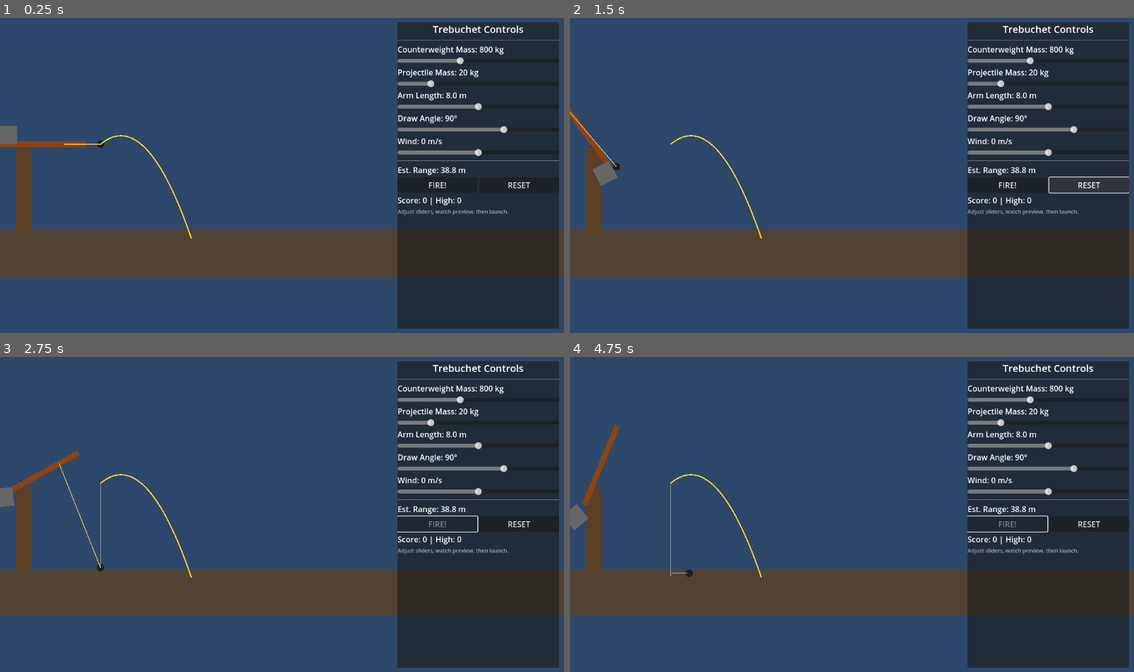
Above: before the commit, frames 1-4 (two rows, left to right).
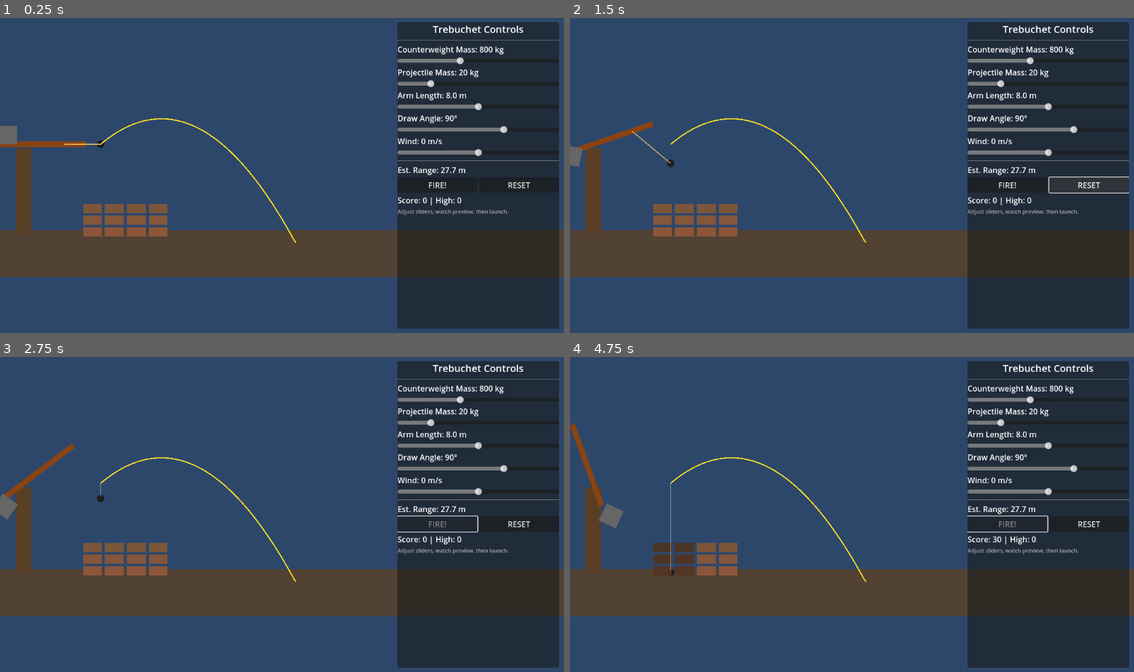
Above: after the commit, the same moments.

Repository: TrebuchetDynamics/trebuchet-dynamics-simulation
Game: Godot game, scene res://scenes/Trebuchet.tscn
The game is run twice, just before and just after one commit, with the same random seed, the same clock (stepped at 60 frames per second) and the same inputs.
Inputs:
- Up to frame 1 (0.25 s): no input
- Up to frame 2 (1.5 s): click "FIRE!" at 0.5 s; click "RESET" at 1.25 s
- Up to frame 3 (2.75 s): click "FIRE!" at 2 s
- Up to frame 4 (4.75 s): no input

The runs differ from the first frame. In frame 1, 1.6% of the frame differs, in the area x 14-81%, y 31-72%; in frame 2, 2.4%; in frame 3, 2.2%; in frame 4, 2.5%, in the area x 0-83%, y 21-72%.

Commit message:
feat: unify scaling and improve physics interactions in Trebuchet simulation; adjust projectile collider and joint properties

Diff:
--- a/scenes/Trebuchet.tscn
+++ b/scenes/Trebuchet.tscn
@@ -15,7 +15,7 @@
 size = Vector2(48, 48)
 
 [sub_resource type="CircleShape2D" id="CircleProjectile"]
-radius = 10.0
+radius = 12.0
 
 [sub_resource type="RectangleShape2D" id="RectGround"]
 size = Vector2(1920, 40)
@@ -106,7 +106,6 @@
 position = Vector2(0, -120)
 node_a = NodePath("../Pivot")
 node_b = NodePath("../Arm")
-bias = 0.9
 disable_collision = true
 
 [node name="JointCounterweight" type="PinJoint2D" parent="Simulation/TrebuchetRig"]
--- a/scripts/Trebuchet.gd
+++ b/scripts/Trebuchet.gd
@@ -1,12 +1,14 @@
 extends Node2D
 
-const PIXELS_PER_METER := 6.0
-const RIG_SCALE := 3.0
+const EFFECTIVE_PPM := 18.0 # Unified pixels-per-meter after rig scaling
+const RIG_SCALE := 1.0
 const GROUND_Y := 520.0
+const PROJ_RADIUS := 12.0
+const GROUND_CHECK_Y := GROUND_Y + PROJ_RADIUS
 const GRAVITY := 9.81
-const WIND_FORCE_SCALE := 3.2
-const SLING_STIFFNESS := 420.0
-const SLING_DAMPING := 12.0
+const WIND_FORCE_SCALE := 32.0
+const SLING_STIFFNESS := 150.0
+const SLING_DAMPING := 20.0
 const SIM_STEPS := 220
 const TRAJECTORY_DT := 0.03
 const TRAIL_POINT_DISTANCE := 6.0
@@ -62,6 +64,7 @@
 var arm_shape: CollisionShape2D
 var counterweight_body: RigidBody2D
 var projectile_body: RigidBody2D
+var joint_pivot: PinJoint2D
 var joint_counterweight: PinJoint2D
 var joint_sling: DampedSpringJoint2D = null
 var sling_line: Line2D
@@ -74,10 +77,17 @@
 var released: bool = false
 var sling_attached: bool = true
 
+var physics_gravity: float
+var grav_scale: float
+var effective_px_scale: float
+
 func _ready() -> void:
+	physics_gravity = ProjectSettings.get_setting("physics/2d/default_gravity") as float
+	effective_px_scale = EFFECTIVE_PPM
+	grav_scale = (GRAVITY * EFFECTIVE_PPM) / physics_gravity
 	_cache_scene_refs()
 	_build_ground()
-	# _build_castle()
+	_build_castle()
 	_setup_ui()
 	_load_high_score()
 	_configure_rig_from_sliders()
@@ -96,25 +106,37 @@
 	arm_shape = arm_body.get_node("CollisionShape2D") as CollisionShape2D
 	counterweight_body = trebuchet_rig.get_node("Counterweight") as RigidBody2D
 	projectile_body = trebuchet_rig.get_node("Projectile") as RigidBody2D
+	joint_pivot = trebuchet_rig.get_node("JointPivot") as PinJoint2D
 	joint_counterweight = trebuchet_rig.get_node("JointCounterweight") as PinJoint2D
 	joint_sling = trebuchet_rig.get_node_or_null("JointSling") as DampedSpringJoint2D
 	sling_line = trebuchet_rig.get_node("SlingLine") as Line2D
 	ui_root = _get_or_create_ui_root()
+	projectile_body.continuous_cd = RigidBody2D.CCD_MODE_CAST_RAY
+	arm_body.can_sleep = false
+	counterweight_body.can_sleep = false
+	projectile_body.can_sleep = false
+	if joint_pivot:
+		joint_pivot.disable_collision = true
+		joint_pivot.softness = 0.0
+	if joint_counterweight:
+		joint_counterweight.softness = 0.0
+	arm_body.gravity_scale = grav_scale
+	counterweight_body.gravity_scale = grav_scale
+	projectile_body.gravity_scale = grav_scale
 
 func _physics_process(delta: float) -> void:
 	if not projectile_body:
 		return
 	var global_pos: Vector2 = projectile_body.global_position
-	var local_pos: Vector2 = _to_simulation(global_pos)
-	projectile_velocity = (local_pos - projectile_position) / max(delta, 0.0001)
-	projectile_position = local_pos
+	projectile_position = _to_simulation(global_pos)
+	projectile_velocity = projectile_body.linear_velocity
 	if is_projectile_active:
 		_check_release_condition()
 		_append_trail_point()
 		_check_castle_hits()
 		if released:
 			projectile_body.apply_central_force(Vector2(slider_state["wind"] * WIND_FORCE_SCALE, 0.0))
-		if projectile_position.y >= GROUND_Y:
+		if projectile_position.y >= GROUND_CHECK_Y:
 			_finalize_shot()
 	else:
 		projectile_position = _projectile_start_pos()
@@ -307,29 +329,31 @@
 	var tip_speed: float = sqrt(max(2.0 * energy * efficiency / max(effective_mass, 0.1), 0.0))
 	var sling_gain: float = (total_len - short_len) / total_len
 	var release_angle: float = deg_to_rad(clamp(draw_deg * 0.45, 15.0, 75.0))
-	var px_speed: float = tip_speed * sling_gain * PIXELS_PER_METER
+	var px_speed: float = tip_speed * sling_gain * EFFECTIVE_PPM
 	return Vector2(cos(release_angle) * px_speed, -sin(release_angle) * px_speed)
 
 func _update_trajectory() -> void:
 	var start := _projectile_start_pos()
 	var vel := _estimate_release_velocity_vector()
 	var pos := start
-	var points := PackedVector2Array()
-	points.append(start)
+	var points := PackedVector2Array([start])
 	var final_x: float = start.x
+	var proj_mass: float = float(slider_state["projectile"])
+	var wind_force: float = float(slider_state["wind"]) * WIND_FORCE_SCALE
+	var wind_accel: float = wind_force / proj_mass if proj_mass > 0 else 0.0
 	for _i in range(SIM_STEPS):
-		vel.y += (GRAVITY * PIXELS_PER_METER) * TRAJECTORY_DT
-		vel.x += slider_state["wind"] * WIND_FORCE_SCALE * TRAJECTORY_DT
+		vel.y += (GRAVITY * EFFECTIVE_PPM) * TRAJECTORY_DT
+		vel.x += wind_accel * TRAJECTORY_DT
 		pos += vel * TRAJECTORY_DT
-		if pos.y >= GROUND_Y:
-			pos.y = GROUND_Y
+		if pos.y >= GROUND_CHECK_Y:
+			pos.y = GROUND_CHECK_Y
 			points.append(pos)
 			final_x = pos.x
 			break
 		points.append(pos)
 		final_x = pos.x
 	trajectory_line.points = points
-	var meters: float = max((final_x - start.x) / PIXELS_PER_METER, 0.0)
+	var meters: float = max((final_x - start.x) / EFFECTIVE_PPM, 0.0)
 	if range_label:
 		range_label.text = "Est. Range: %.1f m" % meters
 
@@ -390,7 +414,7 @@
 	var arm_total_m: float = float(slider_state["arm"])
 	var short_m: float = float(clamp(arm_total_m * 0.28, MIN_SHORT_METERS, max(arm_total_m - 0.5, MIN_SHORT_METERS)))
 	var long_m: float = float(max(arm_total_m - short_m, 1.5))
-	var px_scale: float = PIXELS_PER_METER * RIG_SCALE
+	var px_scale: float = effective_px_scale
 	arm_short_length_px = short_m * px_scale
 	arm_long_length_px = long_m * px_scale
 	sling_length_px = clamp(long_m * 0.9 * px_scale, 60.0, 280.0)
@@ -403,6 +427,9 @@
 		arm_body.mass = clamp(arm_total_m * 4.0, 8.0, 200.0)
 	_update_arm_shape()
 	_update_joint_targets()
+	arm_body.gravity_scale = grav_scale
+	counterweight_body.gravity_scale = grav_scale
+	projectile_body.gravity_scale = grav_scale
 
 func _update_arm_shape() -> void:
 	if not arm_shape:
@@ -416,12 +443,16 @@
 	if joint_counterweight and arm_body and trebuchet_rig:
 		var hinge_global := arm_body.to_global(Vector2(0, -arm_short_length_px))
 		joint_counterweight.position = trebuchet_rig.to_local(hinge_global)
+		joint_counterweight.disable_collision = true
 	if joint_sling and arm_body and trebuchet_rig:
-		var sling_anchor_global := arm_body.to_global(Vector2(0, arm_long_length_px))
+		var sling_anchor_global := _arm_tip_global()
+		joint_sling.node_a = NodePath("../Arm")
+		joint_sling.node_b = NodePath("../Projectile")
 		joint_sling.position = trebuchet_rig.to_local(sling_anchor_global)
 		joint_sling.rest_length = sling_length_px
 		joint_sling.stiffness = SLING_STIFFNESS
 		joint_sling.damping = SLING_DAMPING
+		joint_sling.disable_collision = true
 
 func _cock_trebuchet() -> void:
 	if not arm_body or not projectile_body:
@@ -429,6 +460,9 @@
 	_ensure_sling_joint()
 	var cock_angle: float = -float(clamp(slider_state["draw"], 40.0, 120.0))
 	_set_bodies_frozen(true)
+	arm_body.can_sleep = false
+	counterweight_body.can_sleep = false
+	projectile_body.can_sleep = false
 	arm_body.rotation_degrees = cock_angle
 	arm_body.linear_velocity = Vector2.ZERO
 	arm_body.angular_velocity = 0.0
@@ -481,7 +515,7 @@
 	if released or not armed:
 		return
 	var tip_vector := (_arm_tip_global() - arm_body.global_position).normalized()
-	var angle: float = rad_to_deg(Vector2.UP.angle_to(tip_vector))
+	var angle: float = abs(rad_to_deg(Vector2.RIGHT.angle_to(tip_vector)))
 	if angle <= release_angle_tolerance_deg:
 		_release_projectile()
 
@@ -514,7 +548,7 @@
 	last_trail_point = projectile_position
 
 func _check_castle_hits() -> void:
-	var radius: float = 12.0
+	var proj_global := projectile_body.global_position
 	for brick in castle_bricks:
 		if brick["destroyed"]:
 			continue
@@ -522,7 +556,7 @@
 		var brick_size: Vector2 = brick["size"]
 		var half: Vector2 = brick_size * 0.5
 		var rect := Rect2(node.global_position - half, brick_size)
-		if rect.grow(radius).has_point(projectile_position):
+		if rect.grow(PROJ_RADIUS).has_point(proj_global):
 			_destroy_brick(brick)
 
 func _destroy_brick(brick: Dictionary) -> void:
@@ -536,11 +570,15 @@
 	if not is_projectile_active:
 		return
 	is_projectile_active = false
+	armed = false
 	fire_button.disabled = false
 	reset_button.disabled = false
 	_set_bodies_frozen(true)
 	projectile_body.sleeping = true
-	var distance_m: float = max((projectile_position.x - projectile_start.x) / PIXELS_PER_METER, 0.0)
+	arm_body.can_sleep = true
+	counterweight_body.can_sleep = true
+	projectile_body.can_sleep = true
+	var distance_m: float = max((projectile_position.x - projectile_start.x) / EFFECTIVE_PPM, 0.0)
 	score += int(distance_m)
 	_update_score_label()
 	if score > high_score:
Not shown, changed: FIXES_APPLIED.md
